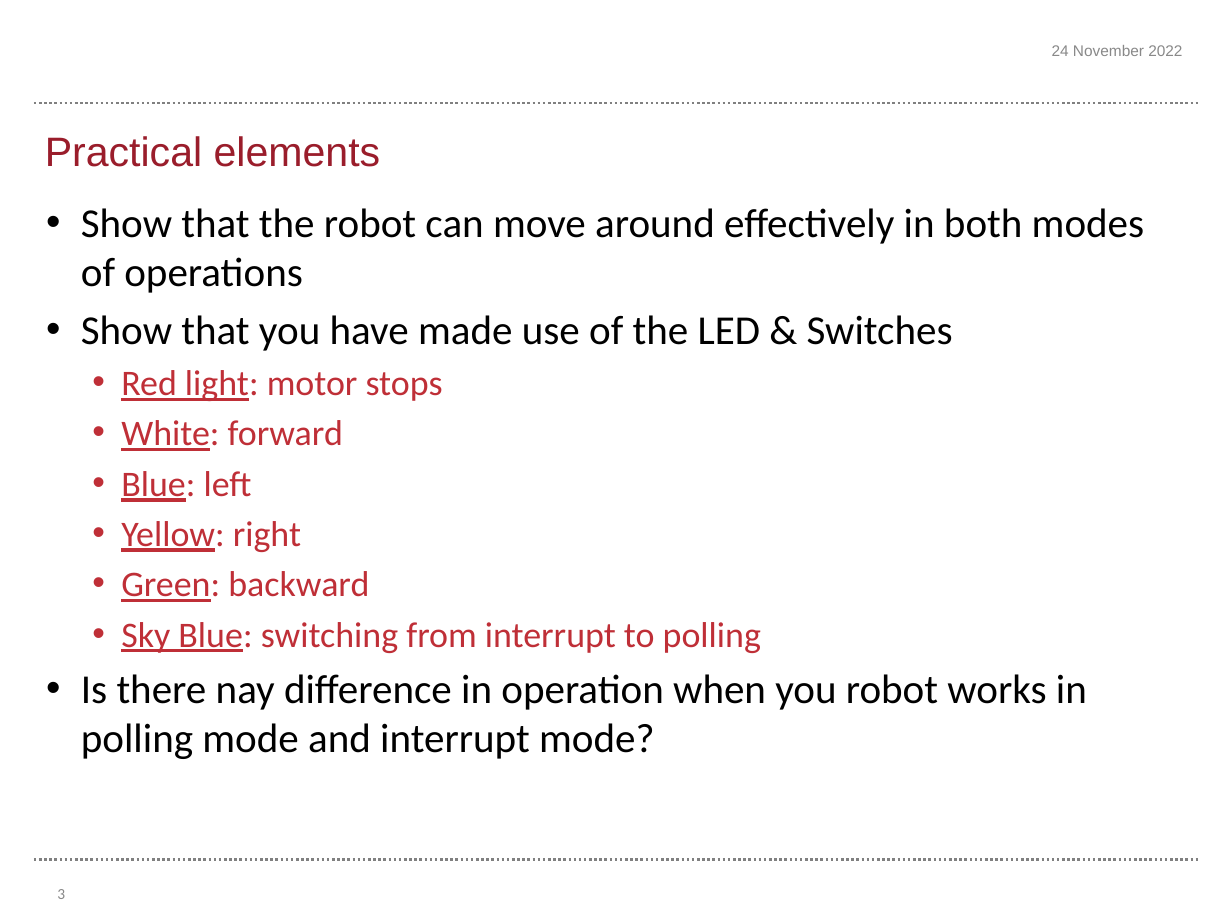
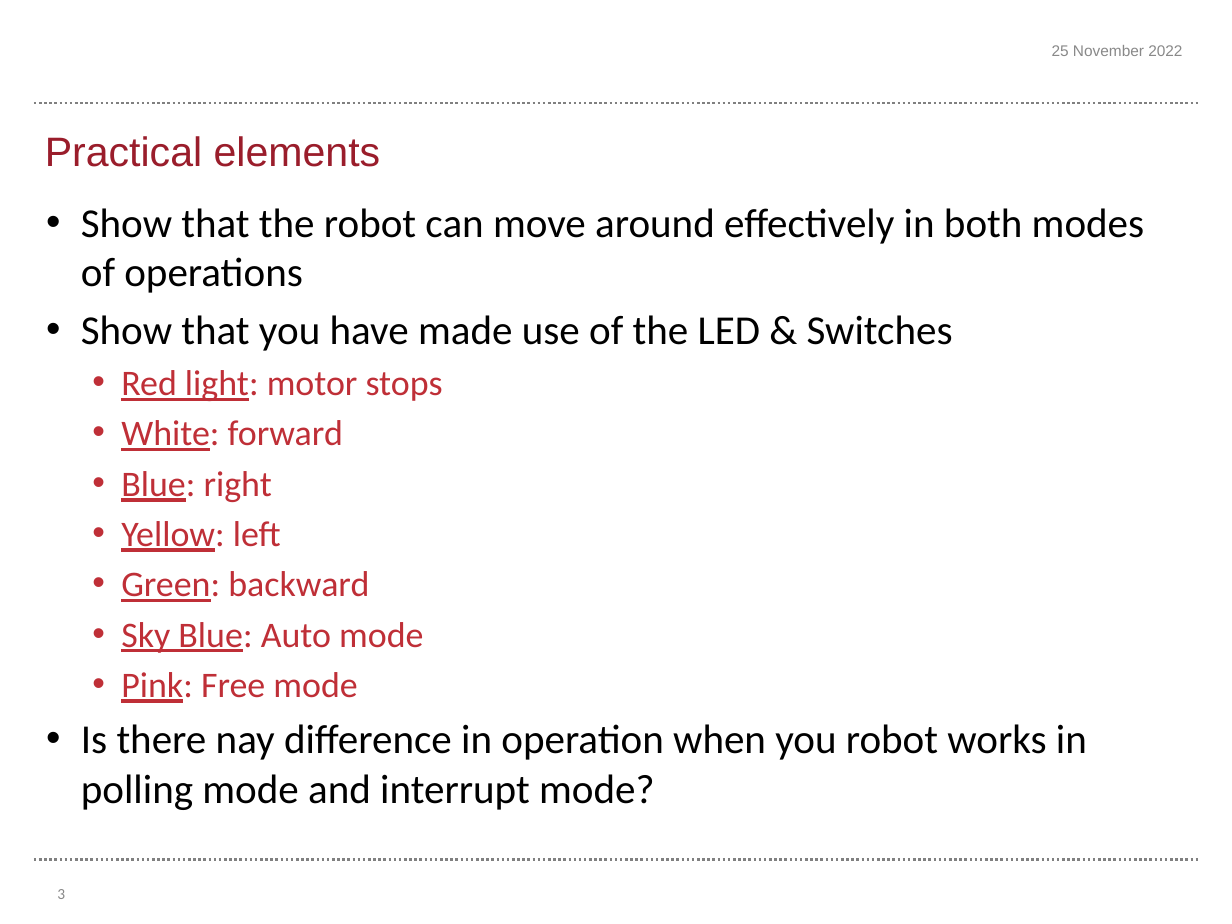
Before and after one commit to harryrrah0706/ERTS-Part-2-Task1-Final, a slide deck: slide 3 of Template final assessment - Task 1.pptx. Drawn at 1232x924 pixels with LibreOffice and Linux fonts; fonts in the diff are those of the drawing; background and template pictures are left out. Boxes give left, top, right and bottom in pixels: in the first picture for what was removed or moved away, otherwise in the second. Text is boxed around its words. In the diff, an @@ line names an element or a change of style, - is before the commit and + after.

```diff
--- a/Template final assessment - Task 1.pptx
+++ b/Template final assessment - Task 1.pptx
@@ text at [1052, 45, 1182, 56]: text changed @@
-24 November 2022
+25 November 2022
@@ text at [121, 471, 281, 552]: text changed @@
-  • Blue: left
-  • Yellow: right
+  • Blue: right
+  • Yellow: left
@@ text at [121, 622, 423, 703]: text changed @@
-  • Sky Blue: switching from interrupt to polling
+  • Sky Blue: Auto mode
+  • Pink: Free mode
```
Also in this commit, not shown: 5 other slides changed, 1 slide added, 3 other files.
